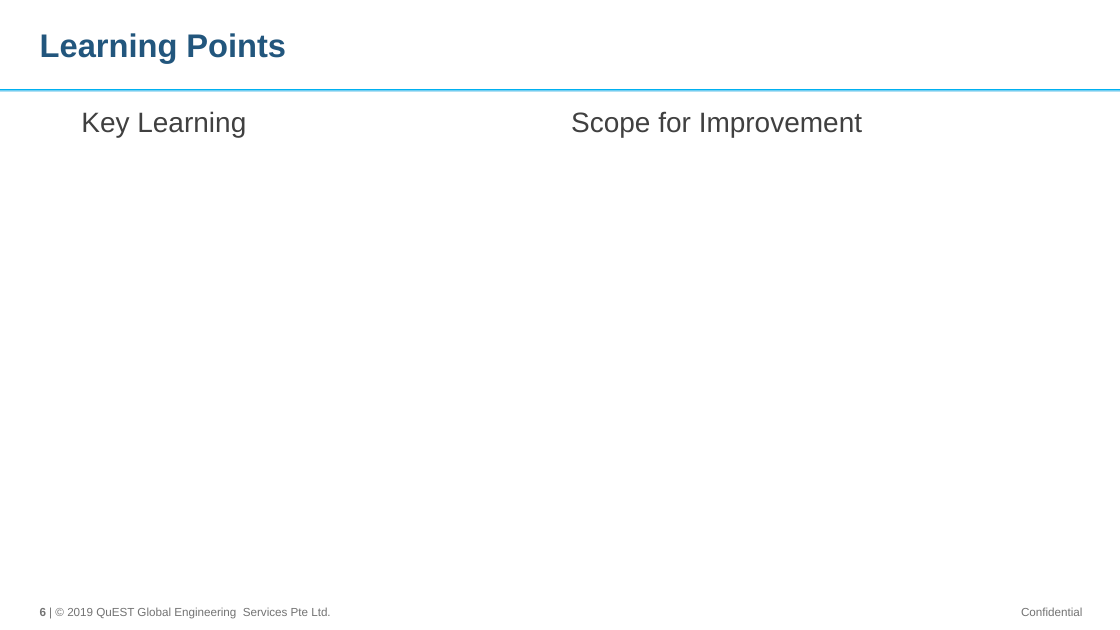
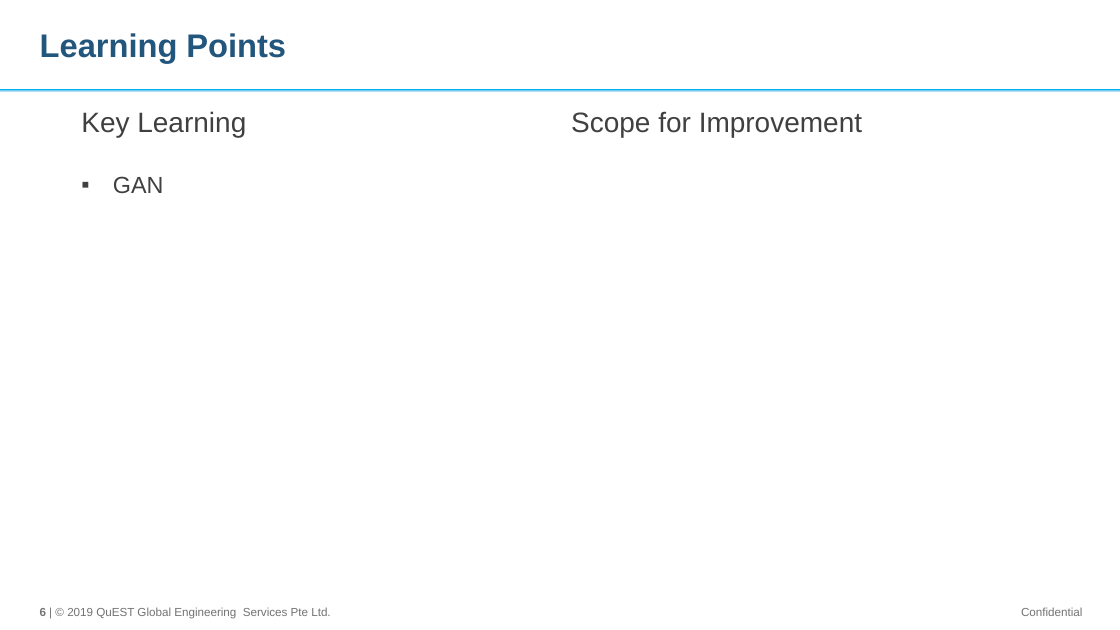
Before and after one commit to vishnurapps/BlueBytes, a slide deck: slide 6 of Doc/HackathonFY19-PresentationTemplate.odp. Drawn at 1120x630 pixels with LibreOffice and Linux fonts; fonts in the diff are those of the drawing; background and template pictures are left out. Boxes give left, top, right and bottom in pixels: in the first picture for what was removed or moved away, otherwise in the second. Text is boxed around its words. In the diff, an @@ line names an element or a change of style, - is before the commit and + after.

```diff
--- a/Doc/HackathonFY19-PresentationTemplate.odp
+++ b/Doc/HackathonFY19-PresentationTemplate.odp
@@ text added at (113,176,164,193), 20 pt, text #404040 @@
+▪ GAN
```
Also in this commit, not shown: 2 other slides changed, 1 other file.
